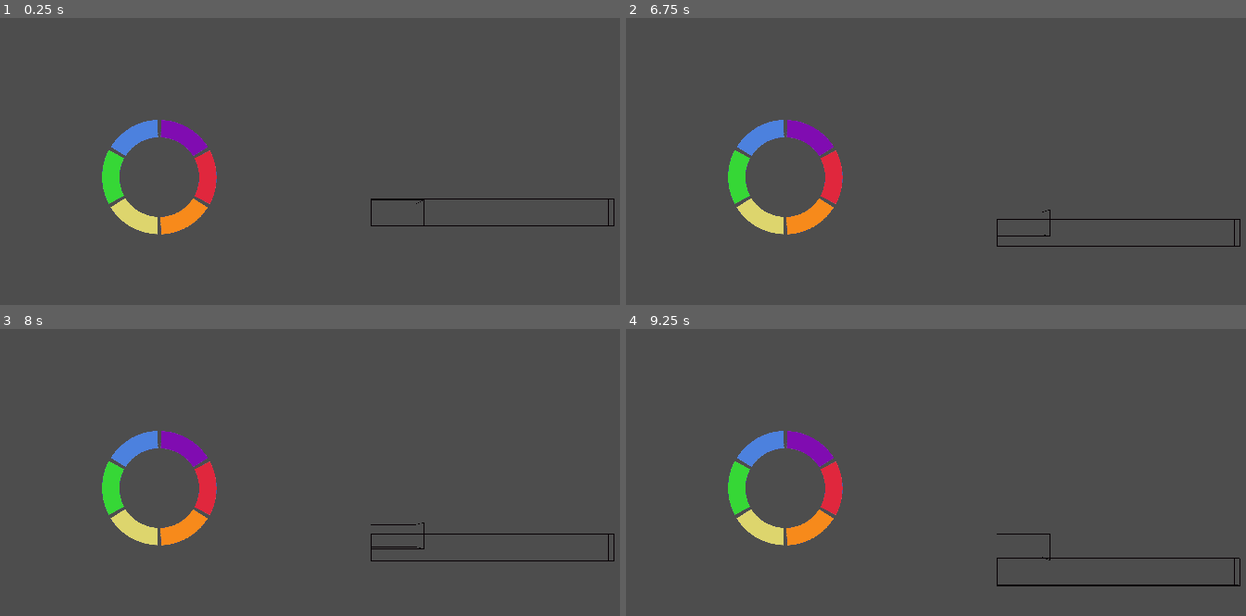
Above: before the commit, frames 1-4 (two rows, left to right).
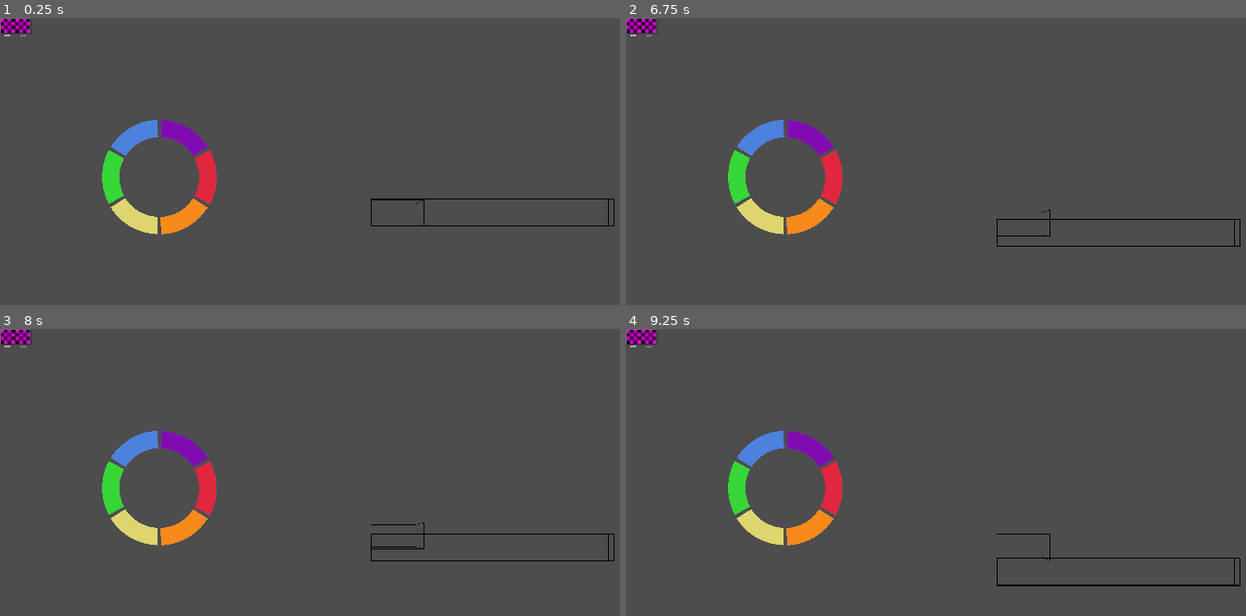
Above: after the commit, the same moments.

Repository: shibechef/sandbird
Game: Godot game, scene res://scenes/program.tscn
Two runs of this game, one before a commit and one after it. Both use one fixed random seed, a clock stepped at 60 frames per second and the inputs below. The project has no main scene, so this scene is started directly.
Inputs (mouse positions are in pixels of both pictures, inside the frame that each line leads up to):
- Up to frame 1 (0.25 s): no input
- Up to frame 2 (6.75 s): click (632, 26) at 0.52 s; click (818, 175) at 1.27 s; click (799, 204) at 2.02 s; click (768, 204) at 2.77 s; click (750, 175) at 3.52 s; click (768, 147) at 4.27 s; click (799, 147) at 5.02 s; tap Enter at 5.75 s; move the mouse to (1159, 204) at 5.77 s; hold . (numerical decimal) 5.78-6.53 s; tap 0 (0) at 5.85 s; tap 1 (1) at 6.05, 6.6 s; tap Space (cam_up) at 6.5 s; move the mouse to (849, 247) at 6.52 s
- Up to frame 3 (8 s): tap 2 (2) at 6.8, 7.35 s; tap Enter at 7.25 s; move the mouse to (446, 446) at 7.27 s; hold . (numerical decimal) from 7.28 s (still down); tap 3 (3) at 7.55 s
- Up to frame 4 (9.25 s): tap Space (cam_up) at 8 s; move the mouse to (outside the picture) at 8.02 s; tap 3 (3) at 8.1 s; tap 4 (4) at 8.3, 8.85 s; tap Enter at 8.75 s; move the mouse to (1221, 598) at 8.77 s; release . (numerical decimal) at 8.78 s; tap 5 (5) at 9.05 s

The runs differ from the first frame. In frame 1, 0.3% of the frame differs, in the area x 0-6%, y 0-7%; in frame 2, 0.3%; in frame 3, 0.3%; in frame 4, 0.3%.
Error in both runs: Assertion failed: res://user/brushes/ does not exist! (res://user/file_reader.gd:8)

Commit message:
minor stuff
was working on the main project!

Diff:
--- /dev/null
+++ b/UI/composed_scenes/brush_sidebar.tscn
@@ -0,0 +1,65 @@
+[gd_scene format=3 uid="uid://rs2nmydu4gxx"]
+
+[ext_resource type="Script" uid="uid://b60c8y1bdhusc" path="res://UI/scripts/brush_sidebar_UI.gd" id="1_6q7k1"]
+[ext_resource type="PackedScene" uid="uid://dkpe87xxdua08" path="res://UI/composed_scenes/single_brush.tscn" id="1_dglvy"]
+
+[node name="BrushSidebarUI" type="Control" unique_id=201940366]
+layout_mode = 3
+anchors_preset = 15
+anchor_right = 1.0
+anchor_bottom = 1.0
+grow_horizontal = 2
+grow_vertical = 2
+script = ExtResource("1_6q7k1")
+
+[node name="VBoxContainer" type="VBoxContainer" parent="." unique_id=2093866990]
+layout_mode = 0
+offset_left = 1.0
+offset_top = 1.0
+offset_right = 333.0
+offset_bottom = 481.0
+theme_override_constants/separation = 66
+
+[node name="HBoxContainer" type="HBoxContainer" parent="VBoxContainer" unique_id=1813756040]
+layout_mode = 2
+theme_override_constants/separation = 53
+
+[node name="BrushVisual" parent="VBoxContainer/HBoxContainer" unique_id=1404525813 instance=ExtResource("1_dglvy")]
+layout_mode = 2
+
+[node name="BrushVisual2" parent="VBoxContainer/HBoxContainer" unique_id=1913299602 instance=ExtResource("1_dglvy")]
+layout_mode = 2
+
+[node name="BrushVisual3" parent="VBoxContainer/HBoxContainer" unique_id=1259082359 instance=ExtResource("1_dglvy")]
+layout_mode = 2
+
+[node name="BrushVisual4" parent="VBoxContainer/HBoxContainer" unique_id=1323624098 instance=ExtResource("1_dglvy")]
+layout_mode = 2
+
+[node name="BrushVisual5" parent="VBoxContainer/HBoxContainer" unique_id=715854380 instance=ExtResource("1_dglvy")]
+layout_mode = 2
+
+[node name="BrushVisual6" parent="VBoxContainer/HBoxContainer" unique_id=402233623 instance=ExtResource("1_dglvy")]
+layout_mode = 2
+
+[node name="HBoxContainer2" type="HBoxContainer" parent="VBoxContainer" unique_id=1646338490]
+layout_mode = 2
+theme_override_constants/separation = 53
+
+[node name="BrushVisual" parent="VBoxContainer/HBoxContainer2" unique_id=1058319413 instance=ExtResource("1_dglvy")]
+layout_mode = 2
+
+[node name="BrushVisual2" parent="VBoxContainer/HBoxContainer2" unique_id=715210921 instance=ExtResource("1_dglvy")]
+layout_mode = 2
+
+[node name="BrushVisual3" parent="VBoxContainer/HBoxContainer2" unique_id=874488528 instance=ExtResource("1_dglvy")]
+layout_mode = 2
+
+[node name="BrushVisual4" parent="VBoxContainer/HBoxContainer2" unique_id=1744602735 instance=ExtResource("1_dglvy")]
+layout_mode = 2
+
+[node name="BrushVisual5" parent="VBoxContainer/HBoxContainer2" unique_id=1061595173 instance=ExtResource("1_dglvy")]
+layout_mode = 2
+
+[node name="BrushVisual6" parent="VBoxContainer/HBoxContainer2" unique_id=1822818793 instance=ExtResource("1_dglvy")]
+layout_mode = 2
--- /dev/null
+++ b/UI/composed_scenes/color_sidebar.tscn
@@ -0,0 +1,14 @@
+[gd_scene format=3 uid="uid://qhlka6qln6eh"]
+
+[node name="ColorSidebar" type="Control" unique_id=1804888296]
+layout_mode = 3
+anchors_preset = 15
+anchor_right = 1.0
+anchor_bottom = 1.0
+grow_horizontal = 2
+grow_vertical = 2
+
+[node name="VBoxContainer" type="VBoxContainer" parent="." unique_id=997958691]
+layout_mode = 0
+offset_right = 240.0
+offset_bottom = 480.0
--- a/UI/composed_scenes/palette_folder.tscn
+++ b/UI/composed_scenes/palette_folder.tscn
@@ -1,7 +1,7 @@
-[gd_scene load_steps=4 format=3 uid="uid://byvr2wuxmy2at"]
+[gd_scene format=3 uid="uid://byvr2wuxmy2at"]
 
 [ext_resource type="Script" uid="uid://bioqp0ph54vvk" path="res://UI/scripts/palette_folder_UI.gd" id="1_elklv"]
-[ext_resource type="StyleBox" uid="uid://cvxn6jsyk4ohp" path="res://UI/data/palette_style_box.tres" id="2_n1de4"]
+[ext_resource type="StyleBox" uid="uid://cvxn6jsyk4ohp" path="res://UI/data/stylebox/palette_style_box.tres" id="2_n1de4"]
 [ext_resource type="PackedScene" uid="uid://b02bj4xvnsmrq" path="res://UI/composed_scenes/single_palette.tscn" id="2_sns7h"]
 
 [node name="PaletteFolder" type="Control"]
--- a/UI/composed_scenes/single_brush.tscn
+++ b/UI/composed_scenes/single_brush.tscn
@@ -1,11 +1,14 @@
-[gd_scene load_steps=3 format=3 uid="uid://dkpe87xxdua08"]
+[gd_scene format=3 uid="uid://dkpe87xxdua08"]
 
 [ext_resource type="Theme" uid="uid://d36i1d6pb5k2f" path="res://UI/data/text_theme.tres" id="1_6r84c"]
+[ext_resource type="Theme" uid="uid://cjsn4j2sjhnlo" path="res://UI/themes/medium.tres" id="2_6r84c"]
+[ext_resource type="StyleBox" uid="uid://dbi85feyepdso" path="res://UI/data/stylebox/unselected_brush.tres" id="2_6uoov"]
+[ext_resource type="StyleBox" uid="uid://cdrajy0hbo8vq" path="res://UI/data/stylebox/selected_brush.tres" id="3_f5qfw"]
 
 [sub_resource type="PlaceholderTexture2D" id="PlaceholderTexture2D_3xogv"]
-size = Vector2(32, 32)
+size = Vector2(48, 48)
 
-[node name="BrushVisual" type="Control"]
+[node name="BrushVisual" type="Control" unique_id=1058319413]
 layout_mode = 3
 anchor_right = 0.031000001
 anchor_bottom = 0.056
@@ -15,22 +18,40 @@
 grow_vertical = 2
 theme = ExtResource("1_6r84c")
 
-[node name="Button" type="Button" parent="."]
+[node name="Button" type="Button" parent="." unique_id=157267812]
+unique_name_in_owner = true
 layout_mode = 0
-offset_right = 36.0
-offset_bottom = 36.0
+offset_right = 52.0
+offset_bottom = 52.0
+theme_override_styles/normal = ExtResource("2_6uoov")
+theme_override_styles/pressed = ExtResource("3_f5qfw")
 
-[node name="MarginContainer" type="MarginContainer" parent="Button"]
+[node name="VBoxContainer" type="VBoxContainer" parent="Button" unique_id=1445524834]
 layout_mode = 0
-offset_right = 36.0
-offset_bottom = 36.0
+offset_right = 40.0
+offset_bottom = 40.0
+theme_override_constants/separation = 0
+
+[node name="MarginContainer" type="MarginContainer" parent="Button/VBoxContainer" unique_id=1786503885]
+layout_mode = 2
 theme_override_constants/margin_left = 2
 theme_override_constants/margin_top = 2
 theme_override_constants/margin_right = 2
 theme_override_constants/margin_bottom = 2
 
-[node name="Texture" type="TextureRect" parent="Button/MarginContainer"]
+[node name="Texture" type="TextureRect" parent="Button/VBoxContainer/MarginContainer" unique_id=883574498]
 unique_name_in_owner = true
 layout_mode = 2
 texture = SubResource("PlaceholderTexture2D_3xogv")
 stretch_mode = 2
+
+[node name="Text" type="LineEdit" parent="Button/VBoxContainer" unique_id=869811763]
+unique_name_in_owner = true
+layout_mode = 2
+theme = ExtResource("2_6r84c")
+theme_override_font_sizes/font_size = 11
+text = "Hello!!!!!"
+alignment = 1
+max_length = 10
+editable = false
+expand_to_text_length = true
--- /dev/null
+++ b/UI/data/stylebox/hovered_brush.tres
@@ -0,0 +1,3 @@
+[gd_resource type="StyleBoxFlat" format=3 uid="uid://dl517e0mbhqwd"]
+
+[resource]
--- /dev/null
+++ b/UI/data/stylebox/selected_brush.tres
@@ -0,0 +1,3 @@
+[gd_resource type="StyleBoxFlat" format=3 uid="uid://cdrajy0hbo8vq"]
+
+[resource]
--- /dev/null
+++ b/UI/data/stylebox/unselected_brush.tres
@@ -0,0 +1,7 @@
+[gd_resource type="StyleBoxFlat" format=3 uid="uid://dbi85feyepdso"]
+
+[resource]
+bg_color = Color(0.6, 0.6, 0.6, 0.4117647)
+shadow_color = Color(0, 0, 0, 0.4)
+shadow_size = 1
+shadow_offset = Vector2(3, 3)
--- a/UI/scripts/UI_manager.gd
+++ b/UI/scripts/UI_manager.gd
@@ -4,14 +4,22 @@
 static var regular_theme: Theme = preload("res://UI/themes/regular.tres")
 static var medium_theme: Theme = preload("res://UI/themes/medium.tres")
 
+var brush_sidebar: PackedScene = preload("res://UI/composed_scenes/brush_sidebar.tscn")
+
+
 var color_selection: ColorSelectionInput
 
 func _ready():
 	color_selection = get_node("%ColorSelectionInput")
 	add_palette_menu(1)
+	add_brush_sidebar()
 
 func add_palette_menu(palette_ID: int) -> void:
 	var menu = RadialMenu.new()
 	add_child(menu)
 	color_selection.add_palette_UI(palette_ID, menu)
 	menu.position += Vector2(500., 500.)
+
+func add_brush_sidebar() -> void:
+	var sidebar = brush_sidebar.instantiate()
+	add_child(sidebar)
--- a/UI/scripts/brush_folder_UI.gd
+++ b/UI/scripts/brush_folder_UI.gd
@@ -2,19 +2,5 @@
 
 var brush_metadata: Dictionary
 
-func _ready():
-	cache_brush_metadata()
-
 func refresh_available_brushes():
 	var brushes = FileReader.get_brushes()
-
-## No native yaml support. i cry.
-func cache_brush_metadata() -> void:
-	var path: String = "res://UI/brush_inspector_data.json"
-	var text: String = FileAccess.get_file_as_string(path)
-	var json := JSON.new()
-
-	var error = json.parse(text)
-	assert(error == 0, str(json.get_error_message()) + " in " + path + " at line " + str(json.get_error_line()))
-
-	brush_metadata = json.data
--- /dev/null
+++ b/UI/scripts/brush_sidebar_UI.gd
@@ -0,0 +1,38 @@
+extends Control
+class_name BrushSidebarUI
+
+@export var brushes_per_line: int = 6
+var single_scene: PackedScene = preload("res://UI/composed_scenes/single_brush.tscn")
+var paint_system: PaintSystem
+
+func _ready():
+	paint_system = get_parent().get_node("%PaintSystem")
+
+func fill_list(brushes: Array[BaseBrush]):
+	var children = get_children()
+	for child in children:
+		child.queue_free()
+
+	var spacing: int = 53
+	var current_hbox := HBoxContainer.new()
+	current_hbox.add_theme_constant_override("separation", spacing)
+	add_child(current_hbox)
+	var index_on_line: int = 0
+	for brush in brushes:
+		var brush_scene: Control = single_scene.instantiate()
+		current_hbox.add_child(brush_scene)
+		var text: LineEdit = brush_scene.get_node("%Text")
+		var texture: TextureRect = brush_scene.get_node("%Texture")
+		var button: Button = brush_scene.get_node("%Button")
+
+		text.text = brush.named_as
+		button.pressed.connect(paint_system.select_brush.bind(brush.named_as))
+		BrushManager.get_brush_text(brush)
+
+
+		index_on_line += 1
+		if index_on_line == brushes_per_line:
+			index_on_line = 0
+			current_hbox = HBoxContainer.new()
+			current_hbox.add_theme_constant_override("separation", spacing)
+			add_child(current_hbox)
--- a/UI/themes/medium.tres
+++ b/UI/themes/medium.tres
@@ -1,7 +1,18 @@
-[gd_resource type="Theme" load_steps=2 format=3 uid="uid://cjsn4j2sjhnlo"]
+[gd_resource type="Theme" format=3 uid="uid://cjsn4j2sjhnlo"]
 
 [ext_resource type="FontFile" uid="uid://bgqra73vy23m3" path="res://UI/font/UncutSans-Medium.otf" id="1_ibblo"]
+
+[sub_resource type="StyleBoxEmpty" id="StyleBoxEmpty_ibblo"]
+
+[sub_resource type="StyleBoxEmpty" id="StyleBoxEmpty_1hk13"]
+
+[sub_resource type="StyleBoxEmpty" id="StyleBoxEmpty_imnf3"]
 
 [resource]
 default_font = ExtResource("1_ibblo")
 default_font_size = 100
+LineEdit/colors/font_color = Color(0.88, 0.7128, 0.7128, 1)
+LineEdit/colors/font_uneditable_color = Color(0.8745098, 0.8745098, 0.8745098, 1)
+LineEdit/styles/focus = SubResource("StyleBoxEmpty_ibblo")
+LineEdit/styles/normal = SubResource("StyleBoxEmpty_1hk13")
+LineEdit/styles/read_only = SubResource("StyleBoxEmpty_imnf3")
--- a/project.godot
+++ b/project.godot
@@ -23,6 +23,7 @@
 ProjectManager="*res://user/project_manager.gd"
 CurrentScene="*res://voxel_input/current_scene.gd"
 FileReader="*res://user/file_reader.gd"
+BrushManager="*uid://batrs30ou03un"
 
 [display]
 
--- a/scenes/voxel_project.tscn
+++ b/scenes/voxel_project.tscn
@@ -8,15 +8,28 @@
 [ext_resource type="Script" uid="uid://cw07yos5ueqli" path="res://voxel_painting/paint_system.gd" id="5_5ubjp"]
 [ext_resource type="Script" uid="uid://cm1ndittglsvb" path="res://input/input_manager.gd" id="5_55qs4"]
 [ext_resource type="Script" uid="uid://db6h5eik3hk6p" path="res://voxel_input/object_selection.gd" id="6_wapjm"]
+[ext_resource type="Script" uid="uid://doicsuyh58fhn" path="res://voxel_painting/brushes/base_brush.gd" id="7_2n8ou"]
 [ext_resource type="Script" uid="uid://b1jlrdrtghd7" path="res://voxel_input/hierarchy.gd" id="7_wapjm"]
+[ext_resource type="Script" uid="uid://cabu1sttj61yr" path="res://voxel_painting/brushes/point_brush.gd" id="8_2epbo"]
 [ext_resource type="Script" uid="uid://cdbapr8i4wu3k" path="res://voxel_input/object_creation.gd" id="8_7tecl"]
 [ext_resource type="Script" uid="uid://b4aeqlytrf1fx" path="res://voxel_visuals/color_palette_manager.gd" id="9_6fg1y"]
+[ext_resource type="Script" uid="uid://rrg3dhpf3gdf" path="res://voxel_painting/brushes/beam_paint.gd" id="9_ayq5r"]
 [ext_resource type="Script" uid="uid://ciubgxcnuov46" path="res://voxel_visuals/color_palette.gd" id="10_2l07e"]
 [ext_resource type="Resource" uid="uid://ce3m077vbf1hg" path="res://assets/resources/color_palettes/rainbow.tres" id="11_tnig6"]
 [ext_resource type="Material" uid="uid://dcndt1kov3l77" path="res://materials/color_palette.tres" id="12_1kmbx"]
-[ext_resource type="Script" uid="uid://ctyp21ixuvmen" path="res://input/color_selection_input.gd" id="13_gqylq"]
+[ext_resource type="Script" uid="uid://ctyp21ixuvmen" path="res://input/color_selection.gd" id="13_gqylq"]
 [ext_resource type="Script" uid="uid://cvfpnpo0eu04j" path="res://voxel_input/edit_logging.gd" id="15_tnig6"]
 [ext_resource type="Script" uid="uid://sou14aoubqus" path="res://UI/scripts/UI_manager.gd" id="17_dhmkn"]
+
+[sub_resource type="Resource" id="Resource_uif21"]
+script = ExtResource("8_2epbo")
+named_as = "pee"
+metadata/_custom_type_script = "uid://cabu1sttj61yr"
+
+[sub_resource type="Resource" id="Resource_4inyy"]
+script = ExtResource("9_ayq5r")
+named_as = "poo"
+metadata/_custom_type_script = "uid://rrg3dhpf3gdf"
 
 [node name="VoxelProject" type="Node" unique_id=1360043111]
 script = ExtResource("1_sb2wc")
@@ -45,6 +58,10 @@
 [node name="PaintSystem" type="Node" parent="." unique_id=1285157098]
 unique_name_in_owner = true
 script = ExtResource("5_5ubjp")
+brush_list = Dictionary[String, ExtResource("7_2n8ou")]({
+"pee": SubResource("Resource_uif21"),
+"poo": SubResource("Resource_4inyy")
+})
 metadata/_custom_type_script = "uid://cw07yos5ueqli"
 
 [node name="ObjectSelectionSystem" type="Node" parent="." unique_id=953585129]
--- a/voxel_input/voxel_object.gd
+++ b/voxel_input/voxel_object.gd
@@ -83,9 +83,9 @@
 	## Need to redo all effected edge chunk meshes
 
 	if selected:
-		outline_material.set_shader_parameter("grid_color", project_prefs.selection_outline_color)
+		outline_material.set_shader_parameter("grid_color", UserPreferences.selection_color)
 	else:
-		outline_material.set_shader_parameter("grid_color", project_prefs.unselected_outline_color)
+		outline_material.set_shader_parameter("grid_color", UserPreferences.unselected_color)
 	outline_object.mesh.surface_set_material(0, outline_material)
 
 func toggle_outline(on: bool) -> void:
--- /dev/null
+++ b/voxel_painting/brush_manager.gd
@@ -0,0 +1,24 @@
+extends Node
+
+var brush_metadata: Dictionary
+var brush_paths: Dictionary[String, String]
+
+func _init():
+	cache_brush_metadata()
+	brush_paths = FileReader.get_brushes()
+
+func get_brush_text(brush: BaseBrush) -> Texture:
+	var brush_type: String = brush.get_script().get_global_name()
+	var brush_text_path: String = brush_metadata[brush_type]["texture file path"]
+	return load(brush_text_path)
+
+## No native yaml support. i cry.
+func cache_brush_metadata() -> void:
+	var path: String = "res://UI/data/brush_inspector_data.json"
+	var text: String = FileAccess.get_file_as_string(path)
+	var json := JSON.new()
+
+	var error = json.parse(text)
+	assert(error == 0, str(json.get_error_message()) + " in " + path + " at line " + str(json.get_error_line()))
+
+	brush_metadata = json.data
--- a/voxel_painting/paint_system.gd
+++ b/voxel_painting/paint_system.gd
@@ -5,9 +5,10 @@
 var collision_system: CollisionSystem
 var palette_manager: ColorPaletteManager
 var mesh_system: MeshSystem
+var brush_sidebar: BrushSidebarUI
 
 var brush_paths: Dictionary[String, String]
-var brush_list: Dictionary[String, BaseBrush]
+@export var brush_list: Dictionary[String, BaseBrush]
 var current_brush: String
 
 func _ready():
@@ -15,6 +16,11 @@
 	collision_system = get_node("%CollisionSystem")
 	palette_manager = get_node("%ColorPaletteManager")
 	mesh_system = get_node("%MeshSystem")
+	call_deferred("late_ready")
+
+func late_ready():
+	brush_sidebar = get_node("%UI_manager").get_node("BrushSidebarUI")
+	brush_sidebar.fill_list(brush_list.values())
 
 func try_click() -> void:
 	if current_brush.is_empty():
@@ -22,12 +28,12 @@
 		return
 
 	var click_data = get_parent().get_node("%WorldClick").get_mouse_world_pos()
-	var obj = object_selection.currently_selected_objects[object_selection.currently_selected_objects.keys()[0]]
+	var obj: VoxelObject = object_selection.currently_selected_objects[object_selection.currently_selected_objects.keys()[0]]
 	var voxel_diff: Dictionary[Vector3i, VoxelData] = brush_list[current_brush].get_voxels(click_data[0], click_data[1], obj)
-	obj.add_voxels(voxel_diff)
+	obj.change_voxels(voxel_diff)
 
-func ready_brushes() -> void:
-	brush_paths = FileReader.get_brushes()
+func select_brush(brush: String) -> void:
+	current_brush = brush
 
 enum PaintingMode{
 	basic,
Renamed: UI/data/palette_style_box.tres -> UI/data/stylebox/palette_style_box.tres
Not shown, added: UI/scripts/brush_sidebar_UI.gd.uid
Renamed: input/color_selection_input.gd -> input/color_selection.gd
Renamed: input/color_selection_input.gd.uid -> input/color_selection.gd.uid
Not shown, added: voxel_painting/brush_manager.gd.uid
